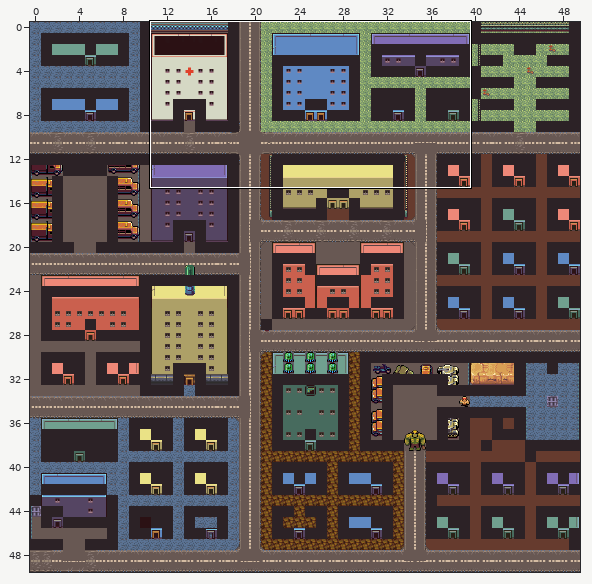
A Tiled map (JSON) gets an edit: dist/assets/town-basic.tmj. Above: a wide view before the commit, with the close-up outlined.
Close-up. First the earlier version:
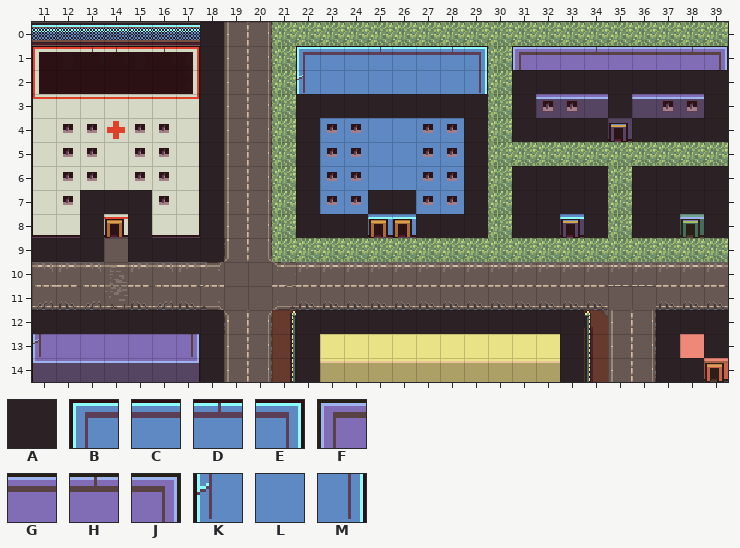
Cells are 16x16 px. Shown: x 11..39, y 0..14. The commit also changed other parts of the map, which this record leaves out.
Key: from "post-apocalyptic": A 1, B 223, C 224, D 225, E 226, F 227, G 228, H 229, J 230, K 263, L 264, M 266.
_ is an empty cell.
Layers that did not change in this view are not listed.
Layer "collisions" before, first column x 11:
 0 _______A_____________________
 1 _______A_____________________
 2 _______A____________AAAAAAAAA
 3 _______A___AAAAAAAA_A___A___A
 4 _______A___A______A_AAAA_AAAA
 5 _______A___A______A__________
 6 _______A___A______A_AAAA_AAAA
 7 __AAA__A___A__AA__A_AAAA_AAAA
 8 __A_A__A___AAA__AAA_AA_A_AA_A
 9 AAA_AAAA_____________________
10 _____________________________
11 _____________________________
12 AAAAAAAA___AAAAAAAAAAAA___AAA
13 _______A___A__________A___A_A
14 _______A___A__________A___AA_
Layer "foreground" before, first column x 11:
 0 _____________________________
 1 ___________BCCDCCDE_FGGHGGGHJ
 2 ___________KLLLLLLM__________
 3 _____________________________
 4 _____________________________
 5 _____________________________
 6 _____________________________
 7 _____________________________
 8 _____________________________
 9 _____________________________
10 _____________________________
11 _____________________________
12 _____________________________
13 _____________________________
14 _____________________________
The result:
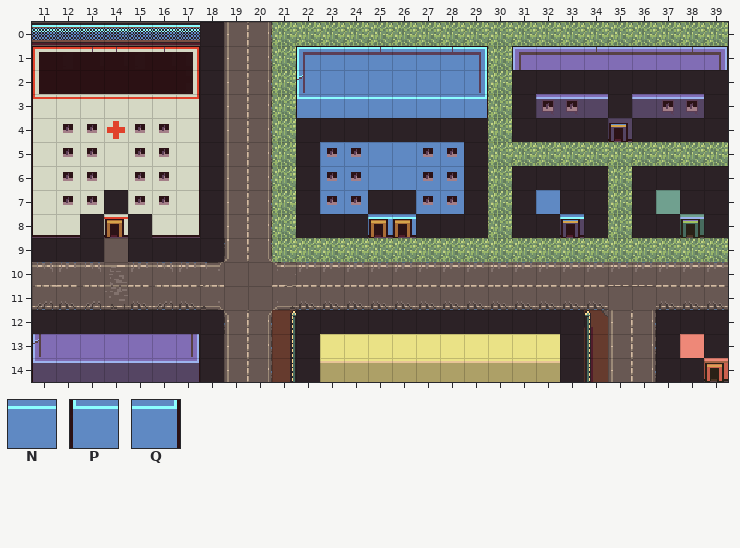
Further tiles: from "post-apocalyptic": N 16, P 17, Q 57.
The edit:
{"where": "layer \"collisions\""}
{"y":3,"x":22,"old":"AAAAAAAA","new":"________"}
{"y":4,"x":23,"old":"______","new":"AAAAAA"}
{"y":7,"x":13,"old":"A","new":"_"}
{"y":7,"x":15,"old":"A","new":"_"}
{"y":7,"x":32,"old":"A","new":"_"}
{"y":7,"x":37,"old":"A","new":"_"}
{"where": "layer \"foreground\""}
{"y":3,"x":22,"old":"________","new":"PNNNNNNQ"}
